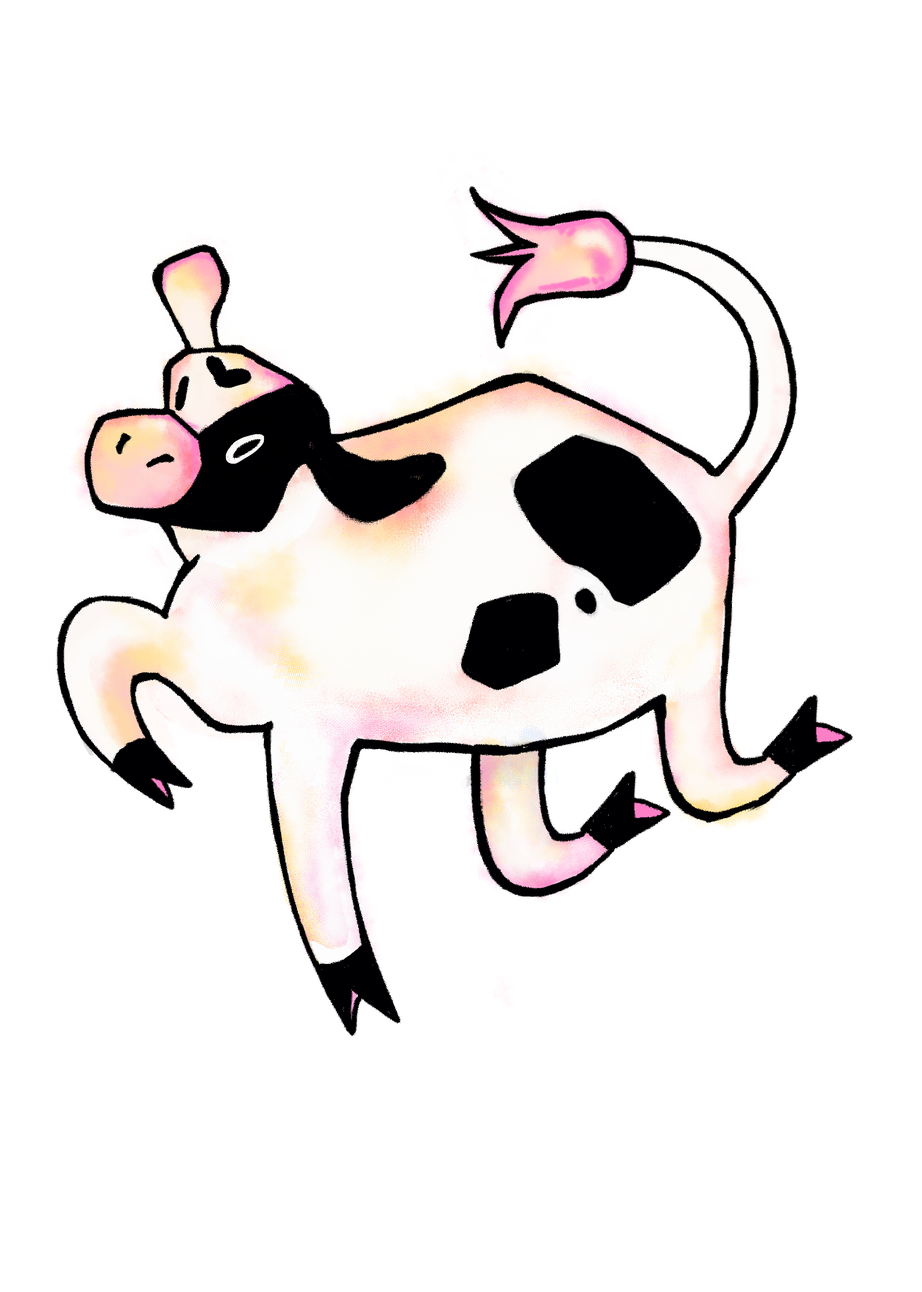
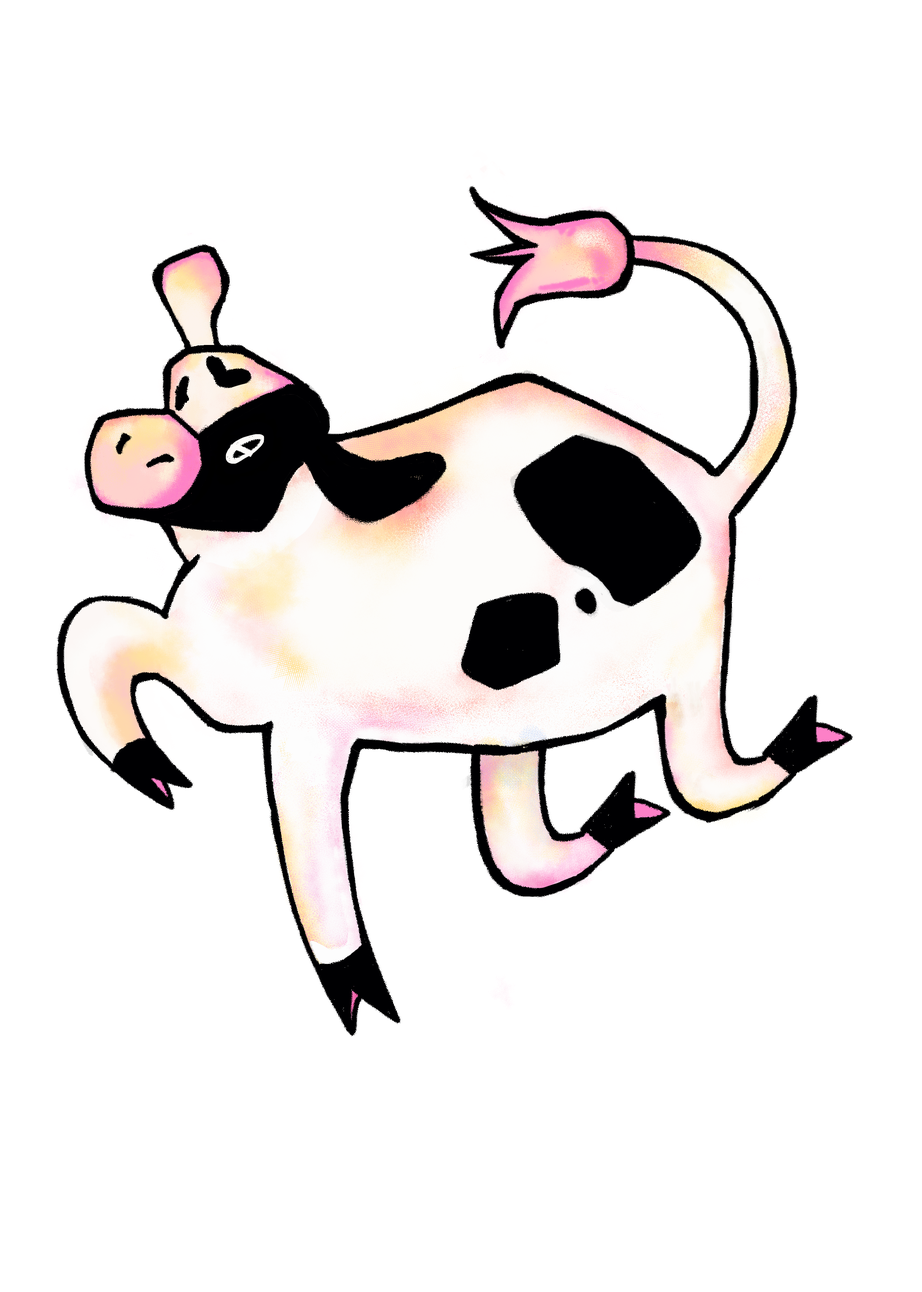
Before/after of a 922 × 1292 layered artwork. What changed in the layer stack:
added layer "oreja linea der" above "oreja der color" over [304,419,433,492]
added layer "oreja der color" above "cabeza" over [299,418,433,492]
painted on "cabeza" over [151,244,448,525]
painted on "p4 color" over [650,668,791,830]
renamed "cabeza - copia" to "ojo der cerrado", painted on it over [225,431,257,464]
painted on "ojo der" over [173,385,257,464]
added layer "ojo izq cerrado" above "ojo izq" over [173,385,190,413]
painted on "ojo izq" over [173,385,257,474]
painted on "cabeza color" over [66,232,437,626]
removed layer "cabeza vaca" over [66,232,442,626]
added layer "orej izq l" above "ore izq color" over [151,244,231,363]
added layer "ore izq color" above "cabeza cuello" over [148,232,236,366]
painted on "p 2 der l" over [261,726,359,901]
painted on "p 2 der l color" over [263,749,384,1017]
painted on "p der color" over [60,575,179,773]
painted on "p3 color" over [464,710,662,905]
painted on "vaca cola color" over [435,153,798,512]
painted on "cuerpo color" over [135,347,760,770]
